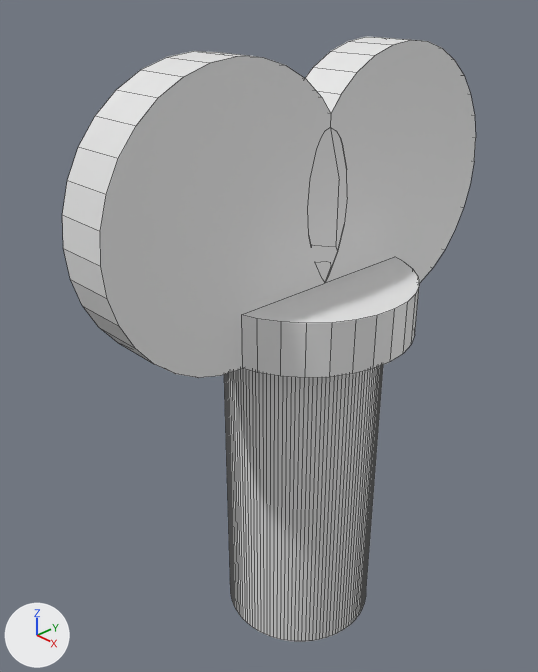
The Blender file grinder.blend: old version first, new version second.
Camera for both pictures: a 50 mm lens placed at (0.0268, -0.028, 0.0269), pointed at (-0.0018, -0.001, 0.0077). Lighting does not change. The marker at lower left points along +X, +Y and +Z. The picture after the commit comes second. Mesh edges are drawn as thin lines.

In view in the first picture: 'Top'.
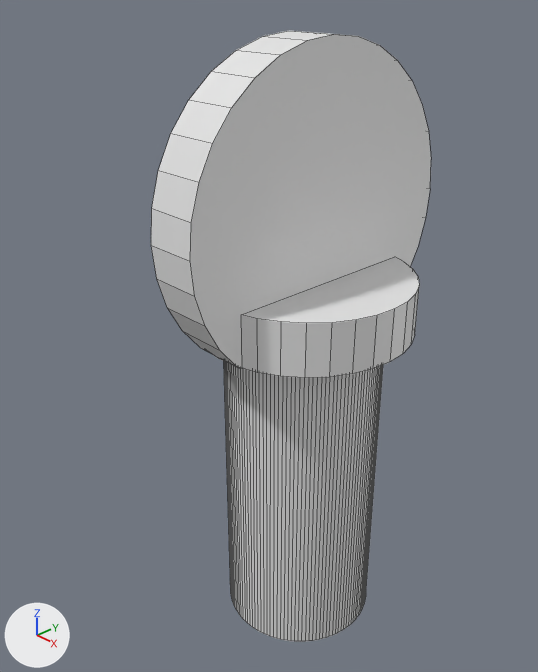
ob_cylinder is not drawn itself; it is used by a modifier of ob_top.
ob_cylinder_005 is not drawn itself; it is used by a modifier of ob_top.

Where the change shows, as pixel boxes [x1, y1, x2, y2] in the pictures (538 x 672 px):
'Top', modifiers changed, reshaped (32% narrower): before [62, 36, 476, 642]; after [151, 31, 431, 642]

The change, as a diff of the scene's bpy script:
```diff
--- a/grinder.blend.py
+++ b/grinder.blend.py
@@ ob_top @@
 _m = ob_top.modifiers.new('Boolean.003', 'BOOLEAN')
-_m.object = ob_cylinder_005
 _m.operation = 'UNION'
@@ ob_cylinder @@
 ob_cylinder = bpy.data.objects.new('Cylinder', me_cylinder)
-ob_cylinder.location = (0.0, 0.006, 0.0162)
+ob_cylinder.location = (0.0, 0.0, 0.0152)
 ob_cylinder.rotation_euler = (0.0, 1.571, 0.0)  # degrees (0, 90, 0)
-ob_cylinder.scale = (1.25, 1.25, 1.5)
+ob_cylinder.scale = (1.5, 1.5, 1.5)
+_m = ob_cylinder.modifiers.new('Boolean', 'BOOLEAN')
+_m.object = ob_cylinder_005
 ob_cylinder.hide_set(True)  # wire or fog, not drawn
@@ ob_cylinder_005 @@
 ob_cylinder_005 = bpy.data.objects.new('Cylinder.005', me_cylinder_009)
-ob_cylinder_005.location = (0.0, -0.006, 0.0162)
-ob_cylinder_005.rotation_euler = (0.0, 1.571, 0.0)  # degrees (0, 90, 0)
-ob_cylinder_005.scale = (1.25, 1.25, 1.5)
+ob_cylinder_005.location = (0.0, 0.0, 0.00719)
+ob_cylinder_005.scale = (1.67, 1.67, 1.5)
 ob_cylinder_005.hide_set(True)  # wire or fog, not drawn
```
